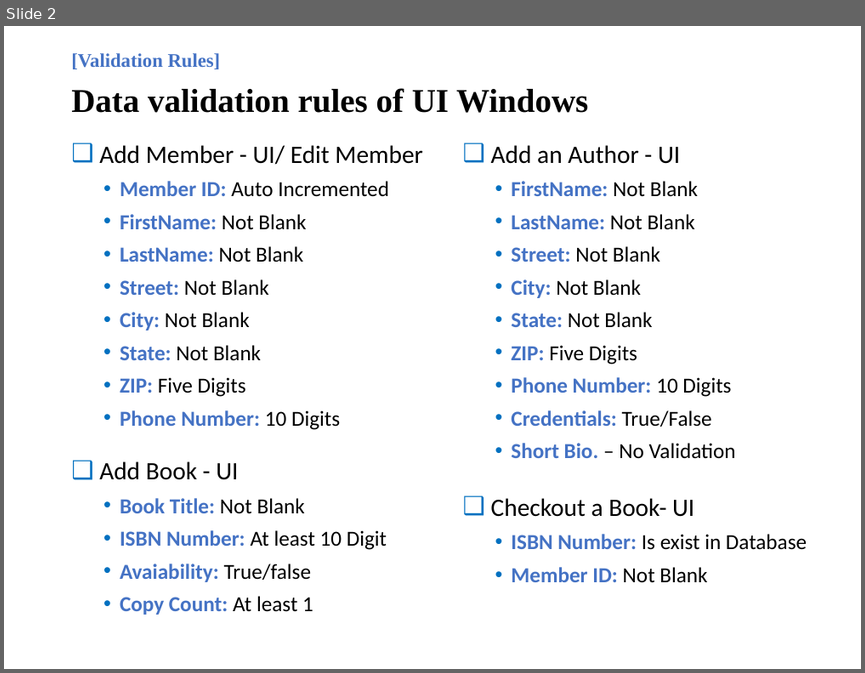
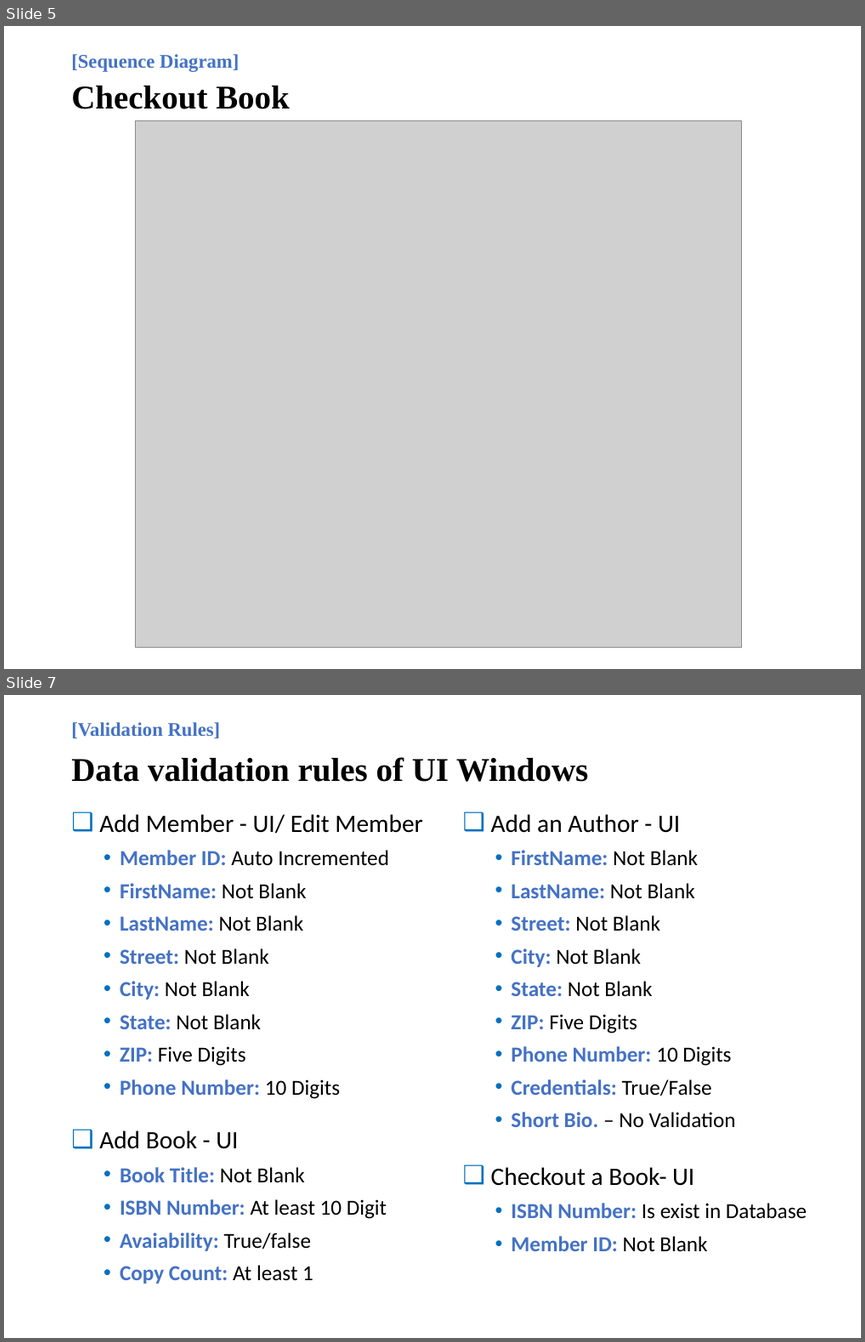
Before and after one commit to vijay9711/MPP_Project, a slide deck: doc/Presentation File.pptx. Shown one above the other, each under a label of ours: slide 2 before the commit, slides 5 and 7 after it; the slides between them are not shown. The pictures are 865x673 and 865x1342 pixels, drawn with LibreOffice and Linux fonts; fonts in the diff are those of the drawing; grey boxes stand for pictures. Boxes give left, top, right and bottom in pixels: in the first picture for what was removed or moved away, otherwise in the second. Text is boxed around its words. In the diff, an @@ line names an element or a change of style, - is before the commit and + after.

```diff
--- a/doc/Presentation File.pptx
+++ b/doc/Presentation File.pptx
@@ slide 5 added at <box>4,26,861,669</box>, background #FFFFFF @@
@@ text added at <box>71,54,290,109</box>, 16.2 pt, text #4472C4, bold @@
+[Sequence Diagram]
+Checkout Book
@@ picture added at <box>135,120,741,646</box> @@
@@ what was slide 2 is now slide 7 @@
```
Also in this commit, not shown: 2 slides changed, 4 other slides added, 3 other files.
